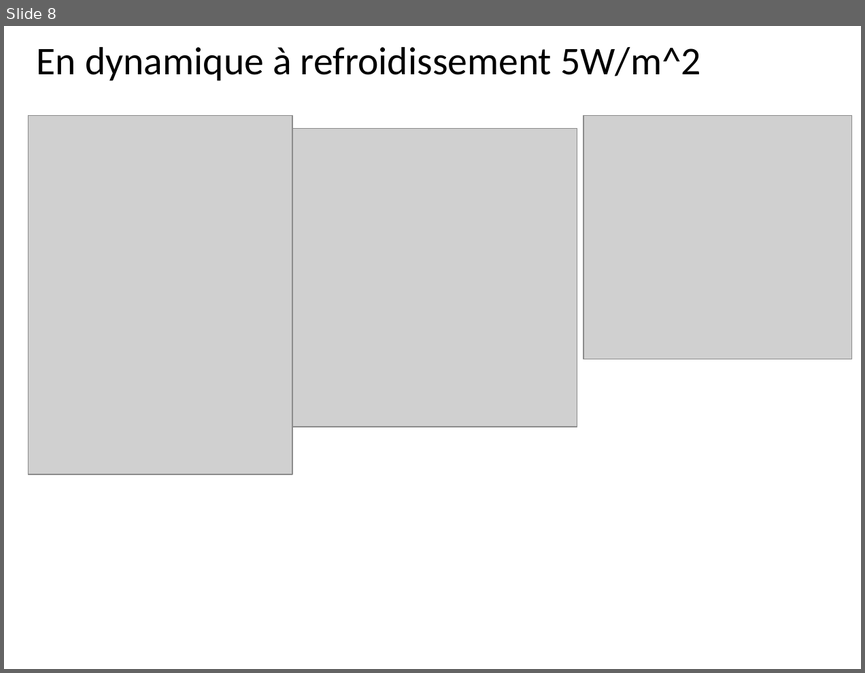
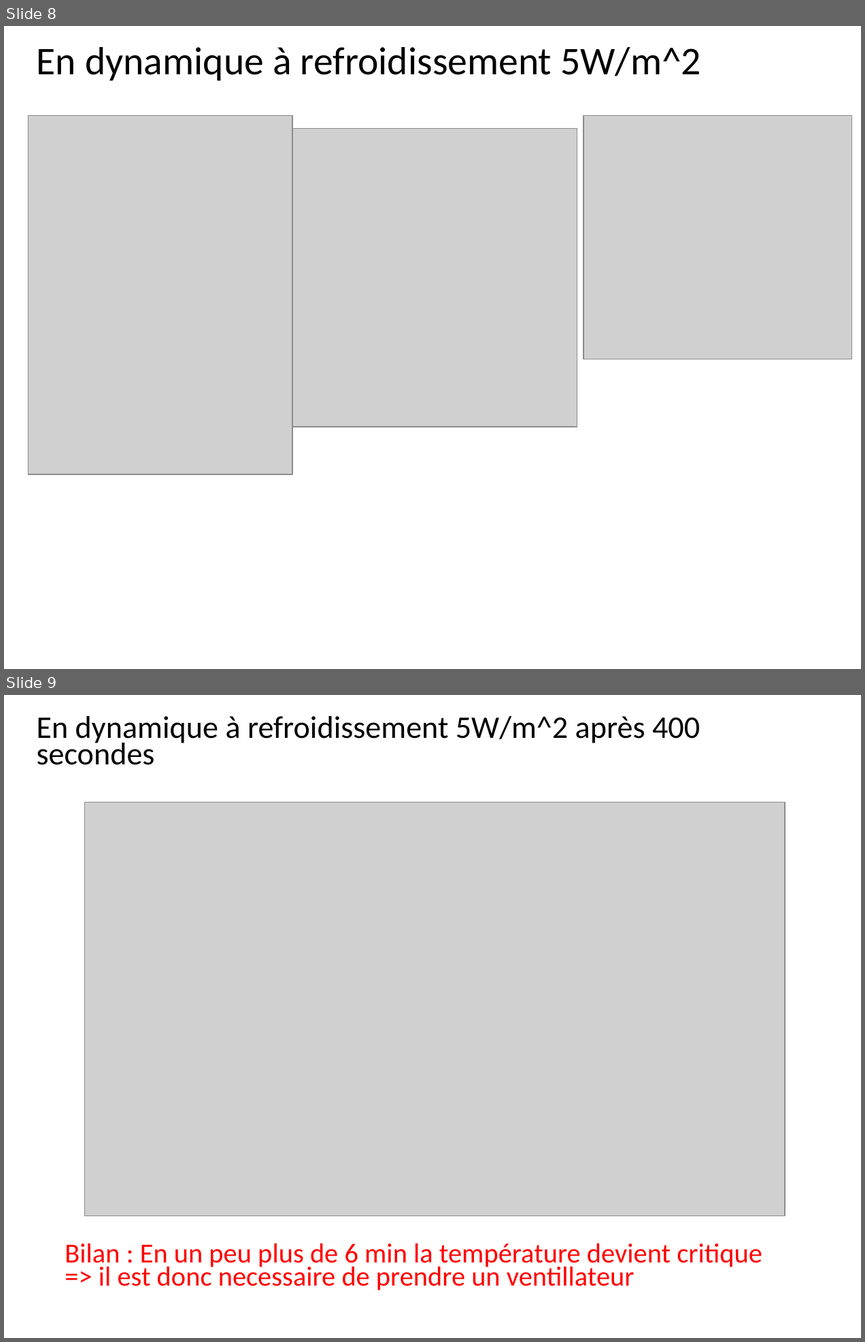
Before and after one commit to EOSCogniton/Bench01-EPSA, a slide deck: 01-Maquettes Primitives/refroidissement_res/Evaluation refroidissement banc BASTIE.pptx. Shown one above the other, each under a label of ours: slide 8 before the commit, slides 8 and 9 after it. The pictures are 865x673 and 865x1342 pixels, drawn with LibreOffice and Linux fonts; fonts in the diff are those of the drawing; grey boxes stand for pictures. Boxes give left, top, right and bottom in pixels: in the first picture for what was removed or moved away, otherwise in the second. Text is boxed around its words. In the diff, an @@ line names an element or a change of style, - is before the commit and + after.

```diff
--- a/01-Maquettes Primitives/refroidissement_res/Evaluation refroidissement banc BASTIE.pptx
+++ b/01-Maquettes Primitives/refroidissement_res/Evaluation refroidissement banc BASTIE.pptx
@@ slide 9 added at bbox=[4, 695, 861, 1338], background #FFFFFF @@
@@ text added at bbox=[37, 716, 700, 765], 26.4 pt, text #000000 @@
+En dynamique à refroidissement 5W/m^2 après 400 secondes
@@ picture added at bbox=[84, 802, 785, 1216] @@
@@ text added at bbox=[65, 1243, 762, 1290], 23.1 pt, text #FF0000 @@
+Bilan : En un peu plus de 6 min la température devient critique => il est donc necessaire de prendre un ventillateur
```
Also in this commit, not shown: 4 slides changed, 3 other slides added, 1 slide removed.
